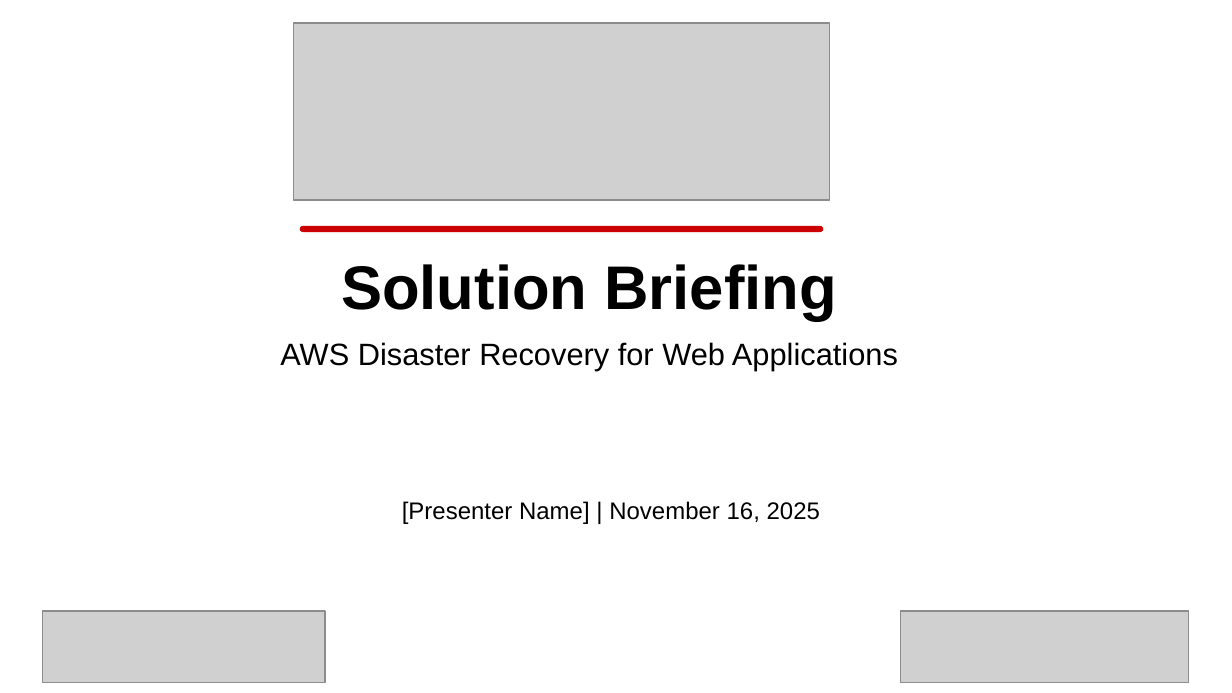
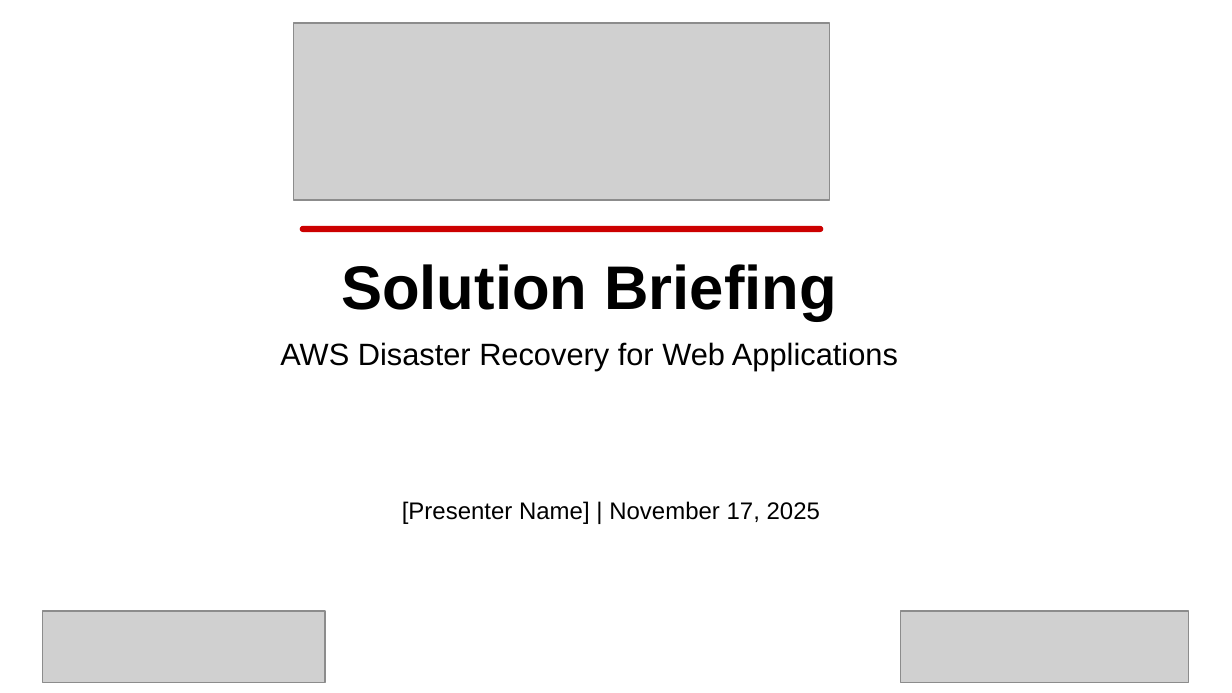
Before and after one commit to eoframework/solutions, a slide deck: slide 1 of solutions/aws/cloud/disaster-recovery-web-application/presales/solution-briefing.pptx. Drawn at 1232x693 pixels with LibreOffice and Linux fonts; fonts in the diff are those of the drawing; grey boxes stand for pictures; background and template pictures are left out. Boxes give left, top, right and bottom in pixels: in the first picture for what was removed or moved away, otherwise in the second. Text is boxed around its words. In the diff, an @@ line names an element or a change of style, - is before the commit and + after.

```diff
--- a/solutions/aws/cloud/disaster-recovery-web-application/presales/solution-briefing.pptx
+++ b/solutions/aws/cloud/disaster-recovery-web-application/presales/solution-briefing.pptx
@@ text at (402,501,820,524): text changed @@
-[Presenter Name] | November 16, 2025
+[Presenter Name] | November 17, 2025
```
Also in this commit, not shown: 2 other slides changed, 19 other files.
